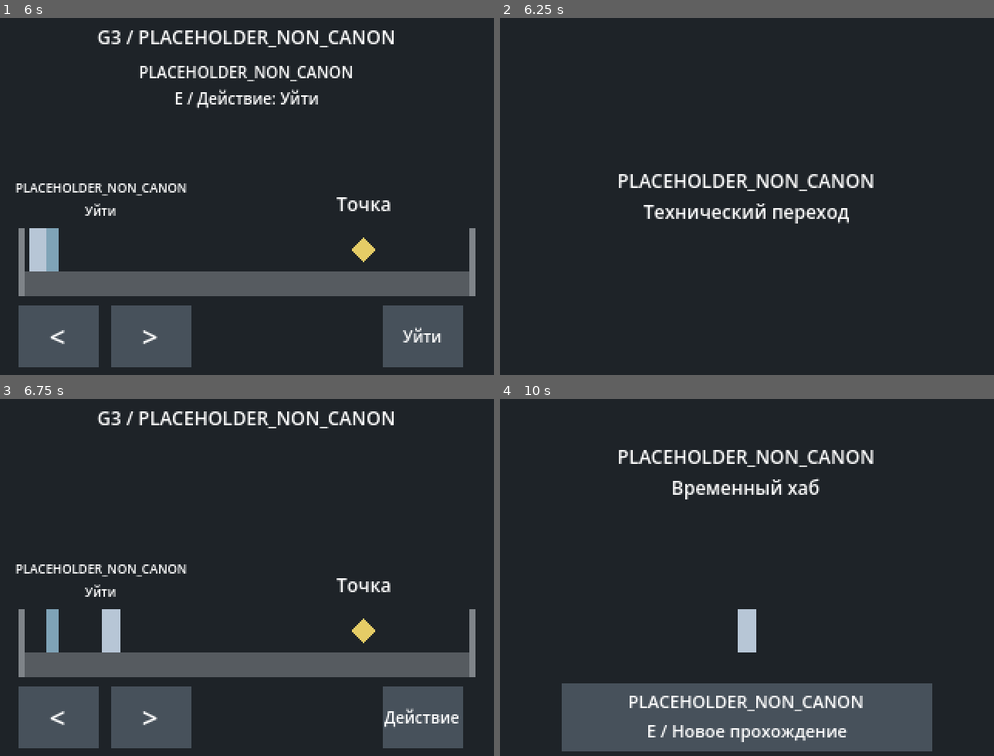
Above: before the commit, frames 1-4 (two rows, left to right).
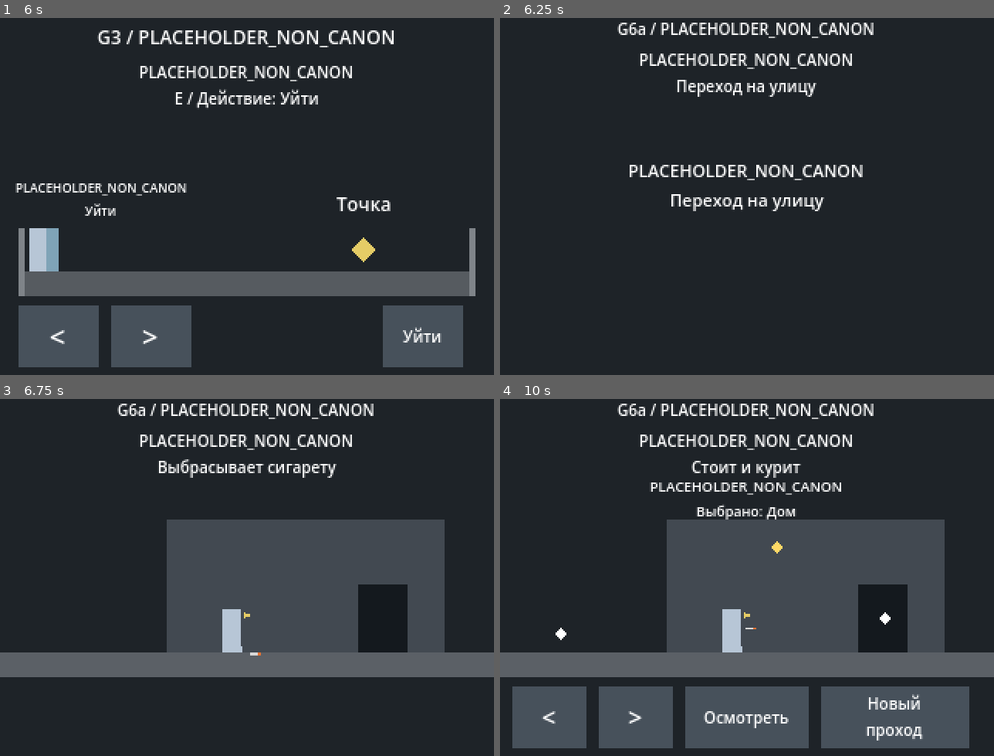
Above: after the commit, the same moments.

Repository: Nozomit01/Invariant
Game: Godot game, scene res://scenes/rooftop.tscn
Same seed, same stepped clock (60 frames per second), same inputs: the game is played once before the commit and once after it.
Inputs (mouse positions are in pixels of both pictures, inside the frame that each line leads up to):
- Up to frame 1 (6 s): tap Enter at 0.5 s; move the mouse to (355, 178) at 0.52 s; hold D (move_right) 0.53-1.28 s; tap 1 (dialogue_choice_1) at 0.6, 3.8, 4.35 s; click (355, 178) at 0.67 s; tap 2 (dialogue_choice_2) at 0.8, 1.35, 4.55, 5.1 s; move the mouse to (148, 214) at 1.27 s; hold A (move_left) 1.28-2.03 s; click (148, 214) at 1.42 s; tap 3 (dialogue_choice_3) at 1.55, 2.1, 5.3, 5.85 s; move the mouse to (296, 114) at 2.02 s; hold E (interact) 2.03-2.78 s; hold D (move_right) 2.03-3.53 s; click (296, 114) at 2.17 s; move the mouse to (222, 271) at 2.77 s; tap E (interact) at 2.85 s; click (222, 271) at 2.92 s; tap Space (hub_inspect, bound only after the commit) at 3.05 s; move the mouse to (395, 253) at 3.52 s; hold Space (hub_inspect, bound only after the commit) 3.53-4.28 s; hold A (move_left) 3.53-5.78 s; click (395, 253) at 3.67 s; move the mouse to (98, 142) at 4.27 s; click (98, 142) at 4.42 s; move the mouse to (271, 196) at 5.02 s; click (271, 196) at 5.17 s; move the mouse to (172, 103) at 5.77 s; hold D (move_right) from 5.78 s (still down); click (172, 103) at 5.92 s
- Up to frame 2 (6.25 s): keep holding D (move_right); tap E (interact) at 6.05 s
- Up to frame 3 (6.75 s): keep holding D (move_right); move the mouse to (355, 559) at 6.52 s; hold E (interact) from 6.53 s (still down); click (355, 559) at 6.67 s
- Up to frame 4 (10 s): tap Space (hub_inspect, bound only after the commit) at 6.8, 7.35, 9.5 s; move the mouse to (648, 595) at 7.27 s; release E (interact) at 7.28 s; click (648, 595) at 7.42 s; tap 1 (dialogue_choice_1) at 7.55, 8.1 s; move the mouse to (796, 495) at 8.02 s; release D (move_right) at 8.03 s; hold A (move_left) 8.03-9.53 s; click (796, 495) at 8.17 s; tap 2 (dialogue_choice_2) at 8.3, 8.85 s; move the mouse to (722, 652) at 8.77 s; click (722, 652) at 8.92 s; tap 3 (dialogue_choice_3) at 9.05, 9.6 s; move the mouse to (895, 634) at 9.52 s; hold D (move_right) from 9.53 s (still down); hold E (interact) from 9.53 s (still down); click (895, 634) at 9.67 s

Frame 1 is identical in both runs. In frame 2, 5.6% of the frame differs, in the area x 23-76%, y 1-58%; in frame 3, 34%; in frame 4, 38%, in the area x 0-100%, y 1-99%.

Commit message:
feat: add G6a stationary street hub and return sequence

Diff:
--- a/project.godot
+++ b/project.godot
@@ -44,6 +44,10 @@
 "deadzone": 0.2,
 "events": [Object(InputEventKey,"physical_keycode":51)]
 }
+hub_inspect={
+"deadzone": 0.2,
+"events": [Object(InputEventKey,"physical_keycode":32)]
+}
 
 [input_devices]
 
--- /dev/null
+++ b/scenes/street_hub.tscn
@@ -0,0 +1,220 @@
+[gd_scene load_steps=6 format=3]
+
+[ext_resource type="Script" path="res://scripts/street_hub.gd" id="1_hub"]
+
+[sub_resource type="RectangleShape2D" id="Shape_look"]
+size = Vector2(48, 40)
+
+[sub_resource type="RectangleShape2D" id="Shape_inspect"]
+size = Vector2(80, 40)
+
+[sub_resource type="RectangleShape2D" id="Shape_restart"]
+size = Vector2(96, 40)
+
+[sub_resource type="RectangleShape2D" id="Shape_point"]
+size = Vector2(40, 32)
+
+[node name="StreetHub_PLACEHOLDER_NON_CANON" type="Node2D"]
+script = ExtResource("1_hub")
+
+[node name="Background" type="Polygon2D" parent="."]
+polygon = PackedVector2Array(0, 0, 320, 0, 320, 240, 0, 240)
+color = Color(0.12, 0.14, 0.16, 1)
+
+[node name="Title" type="Label" parent="."]
+offset_left = 8.0
+offset_top = 4.0
+offset_right = 312.0
+offset_bottom = 20.0
+mouse_filter = 2
+theme_override_font_sizes/font_size = 10
+text = "G6a / PLACEHOLDER_NON_CANON"
+horizontal_alignment = 1
+
+[node name="Status" type="Label" parent="."]
+offset_left = 8.0
+offset_top = 24.0
+offset_right = 312.0
+offset_bottom = 52.0
+mouse_filter = 2
+theme_override_font_sizes/font_size = 10
+horizontal_alignment = 1
+
+[node name="Inspection" type="Label" parent="."]
+offset_left = 8.0
+offset_top = 54.0
+offset_right = 312.0
+offset_bottom = 80.0
+mouse_filter = 2
+theme_override_font_sizes/font_size = 9
+horizontal_alignment = 1
+
+[node name="Transition" type="Label" parent="."]
+offset_left = 8.0
+offset_top = 94.0
+offset_right = 312.0
+offset_bottom = 132.0
+mouse_filter = 2
+theme_override_font_sizes/font_size = 11
+text = "PLACEHOLDER_NON_CANON\nПереход на улицу"
+horizontal_alignment = 1
+vertical_alignment = 1
+
+[node name="Hub" type="Node2D" parent="."]
+visible = false
+
+[node name="House" type="Polygon2D" parent="Hub"]
+polygon = PackedVector2Array(108, 82, 288, 82, 288, 168, 108, 168)
+color = Color(0.26, 0.29, 0.32, 1)
+
+[node name="Entrance" type="Polygon2D" parent="Hub"]
+polygon = PackedVector2Array(232, 124, 264, 124, 264, 168, 232, 168)
+color = Color(0.08, 0.10, 0.12, 1)
+
+[node name="Street" type="Polygon2D" parent="Hub"]
+polygon = PackedVector2Array(0, 168, 320, 168, 320, 184, 0, 184)
+color = Color(0.36, 0.38, 0.40, 1)
+
+[node name="PLACEHOLDER_NON_CANON" type="Node2D" parent="Hub"]
+position = Vector2(150, 154)
+
+[node name="Body" type="Polygon2D" parent="Hub/PLACEHOLDER_NON_CANON"]
+polygon = PackedVector2Array(-6, -14, 6, -14, 6, 14, -6, 14)
+color = Color(0.72, 0.78, 0.84, 1)
+
+[node name="Look" type="Polygon2D" parent="Hub/PLACEHOLDER_NON_CANON"]
+polygon = PackedVector2Array(8, -12, 13, -10, 8, -8)
+color = Color(0.9, 0.8, 0.4, 1)
+
+[node name="Foot" type="Polygon2D" parent="Hub/PLACEHOLDER_NON_CANON"]
+position = Vector2(3, 12)
+polygon = PackedVector2Array(-4, -2, 4, -2, 4, 2, -4, 2)
+color = Color(0.72, 0.78, 0.84, 1)
+
+[node name="Cigarette" type="Node2D" parent="Hub/PLACEHOLDER_NON_CANON"]
+position = Vector2(9, -2)
+
+[node name="Paper" type="Polygon2D" parent="Hub/PLACEHOLDER_NON_CANON/Cigarette"]
+polygon = PackedVector2Array(0, 0, 6, 0, 6, 1.5, 0, 1.5)
+color = Color(0.85, 0.85, 0.85, 1)
+
+[node name="Tip" type="Polygon2D" parent="Hub/PLACEHOLDER_NON_CANON/Cigarette"]
+polygon = PackedVector2Array(5, 0, 7, 0, 7, 1.5, 5, 1.5)
+color = Color(0.9, 0.45, 0.2, 1)
+
+[node name="Points" type="Node2D" parent="Hub"]
+
+[node name="Street" type="TouchScreenButton" parent="Hub/Points"]
+position = Vector2(40, 156)
+shape = SubResource("Shape_point")
+shape_visible = false
+
+[node name="Marker" type="Polygon2D" parent="Hub/Points/Street"]
+polygon = PackedVector2Array(-4, 0, 0, -4, 4, 0, 0, 4)
+
+[node name="House" type="TouchScreenButton" parent="Hub/Points"]
+position = Vector2(180, 100)
+shape = SubResource("Shape_point")
+shape_visible = false
+
+[node name="Marker" type="Polygon2D" parent="Hub/Points/House"]
+polygon = PackedVector2Array(-4, 0, 0, -4, 4, 0, 0, 4)
+
+[node name="Entrance" type="TouchScreenButton" parent="Hub/Points"]
+position = Vector2(250, 146)
+shape = SubResource("Shape_point")
+shape_visible = false
+
+[node name="Marker" type="Polygon2D" parent="Hub/Points/Entrance"]
+polygon = PackedVector2Array(-4, 0, 0, -4, 4, 0, 0, 4)
+
+[node name="Controls" type="Node2D" parent="."]
+visible = false
+
+[node name="Left" type="TouchScreenButton" parent="Controls"]
+position = Vector2(32, 210)
+shape = SubResource("Shape_look")
+shape_visible = false
+action = "move_left"
+
+[node name="Background" type="Polygon2D" parent="Controls/Left"]
+polygon = PackedVector2Array(-24, -20, 24, -20, 24, 20, -24, 20)
+color = Color(0.28, 0.32, 0.36, 1)
+
+[node name="Label" type="Label" parent="Controls/Left"]
+offset_left = -24.0
+offset_top = -20.0
+offset_right = 24.0
+offset_bottom = 20.0
+mouse_filter = 2
+text = "<"
+horizontal_alignment = 1
+vertical_alignment = 1
+
+[node name="Right" type="TouchScreenButton" parent="Controls"]
+position = Vector2(88, 210)
+shape = SubResource("Shape_look")
+shape_visible = false
+action = "move_right"
+
+[node name="Background" type="Polygon2D" parent="Controls/Right"]
+polygon = PackedVector2Array(-24, -20, 24, -20, 24, 20, -24, 20)
+color = Color(0.28, 0.32, 0.36, 1)
+
+[node name="Label" type="Label" parent="Controls/Right"]
+offset_left = -24.0
+offset_top = -20.0
+offset_right = 24.0
+offset_bottom = 20.0
+mouse_filter = 2
+text = ">"
+horizontal_alignment = 1
+vertical_alignment = 1
+
+[node name="Inspect" type="TouchScreenButton" parent="Controls"]
+position = Vector2(160, 210)
+shape = SubResource("Shape_inspect")
+shape_visible = false
+action = "hub_inspect"
+
+[node name="Background" type="Polygon2D" parent="Controls/Inspect"]
+polygon = PackedVector2Array(-40, -20, 40, -20, 40, 20, -40, 20)
+color = Color(0.28, 0.32, 0.36, 1)
+
+[node name="Label" type="Label" parent="Controls/Inspect"]
+offset_left = -40.0
+offset_top = -20.0
+offset_right = 40.0
+offset_bottom = 20.0
+mouse_filter = 2
+theme_override_font_sizes/font_size = 10
+text = "Осмотреть"
+horizontal_alignment = 1
+vertical_alignment = 1
+
+[node name="Restart" type="TouchScreenButton" parent="Controls"]
+position = Vector2(256, 210)
+shape = SubResource("Shape_restart")
+shape_visible = false
+action = "interact"
+
+[node name="Background" type="Polygon2D" parent="Controls/Restart"]
+polygon = PackedVector2Array(-48, -20, 48, -20, 48, 20, -48, 20)
+color = Color(0.28, 0.32, 0.36, 1)
+
+[node name="Label" type="Label" parent="Controls/Restart"]
+offset_left = -48.0
+offset_top = -20.0
+offset_right = 48.0
+offset_bottom = 20.0
+mouse_filter = 2
+theme_override_font_sizes/font_size = 10
+text = "Новый\nпроход"
+horizontal_alignment = 1
+vertical_alignment = 1
+
+[node name="RoofDoor" type="Polygon2D" parent="."]
+visible = false
+position = Vector2(160, 155)
+polygon = PackedVector2Array(-12, -22, 12, -22, 12, 22, -12, 22)
+color = Color(0.5, 0.55, 0.6, 1)
--- a/scenes/technical_hub.tscn
+++ /dev/null
@@ -1,66 +0,0 @@
-[gd_scene load_steps=3 format=3]
-
-[ext_resource type="Script" path="res://scripts/technical_hub.gd" id="1_hub"]
-
-[sub_resource type="RectangleShape2D" id="RectangleShape2D_restart"]
-size = Vector2(240, 44)
-
-[node name="TechnicalHub_PLACEHOLDER_NON_CANON" type="Node2D"]
-script = ExtResource("1_hub")
-
-[node name="Background" type="Polygon2D" parent="."]
-polygon = PackedVector2Array(0, 0, 320, 0, 320, 240, 0, 240)
-color = Color(0.12, 0.14, 0.16, 1)
-
-[node name="Transition" type="Label" parent="."]
-offset_left = 8.0
-offset_top = 92.0
-offset_right = 312.0
-offset_bottom = 148.0
-mouse_filter = 2
-theme_override_font_sizes/font_size = 12
-text = "PLACEHOLDER_NON_CANON\nТехнический переход"
-horizontal_alignment = 1
-vertical_alignment = 1
-
-[node name="Hub" type="Node2D" parent="."]
-visible = false
-
-[node name="Title" type="Label" parent="Hub"]
-offset_left = 8.0
-offset_top = 28.0
-offset_right = 312.0
-offset_bottom = 76.0
-mouse_filter = 2
-theme_override_font_sizes/font_size = 12
-text = "PLACEHOLDER_NON_CANON\nВременный хаб"
-horizontal_alignment = 1
-vertical_alignment = 1
-
-[node name="PLACEHOLDER_NON_CANON" type="Node2D" parent="Hub"]
-position = Vector2(160, 154)
-
-[node name="Rectangle" type="Polygon2D" parent="Hub/PLACEHOLDER_NON_CANON"]
-polygon = PackedVector2Array(-6, -14, 6, -14, 6, 14, -6, 14)
-color = Color(0.72, 0.78, 0.84, 1)
-
-[node name="Restart" type="TouchScreenButton" parent="Hub"]
-position = Vector2(160, 210)
-shape = SubResource("RectangleShape2D_restart")
-shape_visible = false
-action = "interact"
-
-[node name="Background" type="Polygon2D" parent="Hub/Restart"]
-polygon = PackedVector2Array(-120, -22, 120, -22, 120, 22, -120, 22)
-color = Color(0.28, 0.32, 0.36, 1)
-
-[node name="Label" type="Label" parent="Hub/Restart"]
-offset_left = -120.0
-offset_top = -22.0
-offset_right = 120.0
-offset_bottom = 22.0
-mouse_filter = 2
-theme_override_font_sizes/font_size = 11
-text = "PLACEHOLDER_NON_CANON\nE / Новое прохождение"
-horizontal_alignment = 1
-vertical_alignment = 1
--- a/scripts/rooftop.gd
+++ b/scripts/rooftop.gd
@@ -63,7 +63,7 @@
 	if near_exit and Input.is_action_just_pressed("interact"):
 		leaving = true
 		dialogue.stop()
-		SceneSwitch.go_to.call_deferred(self, "res://scenes/technical_hub.tscn")
+		SceneSwitch.go_to.call_deferred(self, "res://scenes/street_hub.tscn")
 		return
 	if not nearby:
 		dialogue.stop()
--- /dev/null
+++ b/scripts/street_hub.gd
@@ -0,0 +1,109 @@
+extends Node2D
+## PLACEHOLDER_NON_CANON: G6a geometry, inspection and scripted return only.
+
+const SceneSwitch = preload("res://scripts/technical_scene_switch.gd")
+const PREFIX := "PLACEHOLDER_NON_CANON\n"
+const POINT_NAMES := ["Улица", "Дом", "Вход"]
+enum Phase { ARRIVING, IDLE, DISCARDING, EXTINGUISHING, ENTERING, TRANSITION, ROOF_DOOR }
+
+var phase := Phase.ARRIVING
+var selected_point := 1
+var cigarette_lit := true
+var ready_for_restart := false
+
+@onready var player: Node2D = $Hub/PLACEHOLDER_NON_CANON
+@onready var cigarette: Node2D = $Hub/PLACEHOLDER_NON_CANON/Cigarette
+
+
+func _ready() -> void:
+	$Hub.hide()
+	$Controls.hide()
+	$Transition.show()
+	_set_phase(Phase.ARRIVING, "Переход на улицу")
+	for index in range(POINT_NAMES.size()):
+		var point := $Hub/Points.get_child(index) as TouchScreenButton
+		point.pressed.connect(_on_point_tapped.bind(index))
+	await get_tree().create_timer(0.35).timeout
+	SceneSwitch.release_pressed_input()
+	$Transition.hide()
+	$Hub.show()
+	$Controls.show()
+	_set_phase(Phase.IDLE, "Стоит и курит")
+	ready_for_restart = true
+	_select_point(1)
+
+
+func _unhandled_input(event: InputEvent) -> void:
+	if phase != Phase.IDLE or event.is_echo():
+		return
+	if event.is_action_pressed("interact"):
+		_begin_return()
+	elif event.is_action_pressed("move_left"):
+		_select_point(maxi(0, selected_point - 1))
+	elif event.is_action_pressed("move_right"):
+		_select_point(mini(POINT_NAMES.size() - 1, selected_point + 1))
+	elif event.is_action_pressed("hub_inspect"):
+		_inspect()
+
+
+func _select_point(index: int) -> void:
+	if phase != Phase.IDLE:
+		return
+	selected_point = index
+	$Inspection.text = PREFIX + "Выбрано: " + POINT_NAMES[index]
+	for point_index in range(POINT_NAMES.size()):
+		var point := $Hub/Points.get_child(point_index) as TouchScreenButton
+		point.modulate = Color(1.0, 0.85, 0.4) if point_index == index else Color.WHITE
+	var target := $Hub/Points.get_child(index) as Node2D
+	$Hub/PLACEHOLDER_NON_CANON/Look.scale.x = -1.0 if target.position.x < player.position.x else 1.0
+
+
+func _on_point_tapped(index: int) -> void:
+	if phase == Phase.IDLE:
+		_select_point(index)
+		_inspect()
+
+
+func _inspect() -> void:
+	$Inspection.text = PREFIX + "Осмотр: " + POINT_NAMES[selected_point] + " (заглушка)"
+
+
+func _set_phase(next_phase: Phase, description: String) -> void:
+	phase = next_phase
+	$Status.text = PREFIX + description
+
+
+func _animate(node: Node, property: NodePath, destination: Variant, duration: float) -> void:
+	var tween := create_tween()
+	tween.tween_property(node, property, destination, duration)
+	await tween.finished
+
+
+func _begin_return() -> void:
+	if phase != Phase.IDLE:
+		return
+	ready_for_restart = false
+	_set_phase(Phase.DISCARDING, "Выбрасывает сигарету")
+	$Controls.hide()
+	$Hub/Points.hide()
+	$Inspection.hide()
+	SceneSwitch.release_pressed_input.call_deferred()
+	cigarette.reparent($Hub)
+	await _animate(cigarette, "position", Vector2(player.position.x + 12, 170), 0.22)
+	_set_phase(Phase.EXTINGUISHING, "Тушит сигарету")
+	await _animate($Hub/PLACEHOLDER_NON_CANON/Foot, "position:x", 12.0, 0.16)
+	cigarette_lit = false
+	cigarette.modulate = Color(0.25, 0.25, 0.25)
+	await _animate($Hub/PLACEHOLDER_NON_CANON/Foot, "position:x", 3.0, 0.10)
+	_set_phase(Phase.ENTERING, "Направляется в дом")
+	await _animate(player, "position:x", 250.0, 0.48)
+	_set_phase(Phase.TRANSITION, "Переход в дом")
+	$Hub.hide()
+	$Transition.text = PREFIX + "Переход в дом"
+	$Transition.show()
+	await get_tree().create_timer(0.18).timeout
+	_set_phase(Phase.ROOF_DOOR, "Открывается дверь крыши")
+	$Transition.text = PREFIX + "Дверь крыши"
+	$RoofDoor.show()
+	await _animate($RoofDoor, "scale:x", 0.08, 0.24)
+	SceneSwitch.go_to.call_deferred(self, "res://scenes/rooftop.tscn")
--- a/scripts/technical_hub.gd
+++ /dev/null
@@ -1,25 +0,0 @@
-extends Node2D
-## PLACEHOLDER_NON_CANON: stationary technical hub, not the GDD's full hub.
-
-const SceneSwitch = preload("res://scripts/technical_scene_switch.gd")
-var ready_for_restart := false
-var returning := false
-
-
-func _ready() -> void:
-	$Hub.hide()
-	$Transition.show()
-	# A short UI transition only; no narrative time or ending is simulated.
-	await get_tree().create_timer(0.35).timeout
-	SceneSwitch.release_pressed_input()
-	$Transition.hide()
-	$Hub.show()
-	ready_for_restart = true
-
-
-func _unhandled_input(event: InputEvent) -> void:
-	if not ready_for_restart or returning:
-		return
-	if event.is_action_pressed("interact") and not event.is_echo():
-		returning = true
-		SceneSwitch.go_to.call_deferred(self, "res://scenes/rooftop.tscn")
--- a/tests/g5_cycle_smoke.gd
+++ b/tests/g5_cycle_smoke.gd
@@ -2,7 +2,7 @@
 ## Real scene replacement and input across repeated technical runs.
 
 const ROOF := "res://scenes/rooftop.tscn"
-const HUB := "res://scenes/technical_hub.tscn"
+const HUB := "res://scenes/street_hub.tscn"
 var failures := 0
 
 
@@ -48,10 +48,10 @@
 
 
 func _clean_input() -> bool:
-	for code in [KEY_A, KEY_D, KEY_LEFT, KEY_RIGHT, KEY_E, KEY_1, KEY_2, KEY_3]:
+	for code in [KEY_A, KEY_D, KEY_LEFT, KEY_RIGHT, KEY_E, KEY_1, KEY_2, KEY_3, KEY_SPACE]:
 		if Input.is_physical_key_pressed(code):
 			return false
-	for action in [&"move_left", &"move_right", &"interact", &"dialogue_choice_1", &"dialogue_choice_2", &"dialogue_choice_3"]:
+	for action in [&"move_left", &"move_right", &"interact", &"dialogue_choice_1", &"dialogue_choice_2", &"dialogue_choice_3", &"hub_inspect"]:
 		if Input.is_action_pressed(action):
 			return false
 	return true
@@ -132,13 +132,13 @@
 		if cycle <= 1:
 			_key(KEY_E, true)
 		else:
-			_touch(2, Vector2(160, 210), true)
-		await _frames(4)
+			_touch(2, Vector2(256, 210), true)
+		await _frames(100) # G6a now performs the required scripted return sequence.
 		_check(current_scene != null and current_scene.scene_file_path == ROOF, "new-run action returns to the roof")
 		_check(old_hub.get_ref() == null and _scene_count() == 1, "old hub freed without duplicate scenes")
 		_check(_clean_input(), "new roof inherits no held actions")
 		_key(KEY_E, false)
-		_touch(2, Vector2(160, 210), false)
+		_touch(2, Vector2(256, 210), false)
 		await _frames(8)
 		_check(is_equal_approx(current_scene.get_node("PLACEHOLDER_NON_CANON").position.x, 72.0), "new run stays still without fresh movement input")
 		_check(current_scene.run_state.snapshot() == initial, "all old run parameters were discarded")
--- /dev/null
+++ b/tests/g6a_hub_smoke.gd
@@ -0,0 +1,130 @@
+extends SceneTree
+## Stationary inspection and ordered return sequence in the real street scene.
+
+const ROOF := "res://scenes/rooftop.tscn"
+const HUB := "res://scenes/street_hub.tscn"
+var failures := 0
+
+
+func _initialize() -> void:
+	_run.call_deferred()
+
+
+func _check(condition: bool, description: String) -> void:
+	if condition:
+		print("PASS: ", description)
+	else:
+		failures += 1
+		print("FAIL: ", description)
+
+
+func _frames(count: int = 2) -> void:
+	for frame in range(count):
+		await physics_frame
+		await process_frame
+
+
+func _key(code: Key, pressed: bool) -> void:
+	var event := InputEventKey.new()
+	event.physical_keycode = code
+	event.pressed = pressed
+	Input.parse_input_event(event)
+
+
+func _tap_key(code: Key) -> void:
+	_key(code, true)
+	await _frames()
+	_key(code, false)
+	await _frames()
+
+
+func _touch(index: int, position: Vector2, pressed: bool) -> void:
+	var event := InputEventScreenTouch.new()
+	event.index = index
+	event.position = position
+	event.pressed = pressed
+	root.push_input(event, true)
+
+
+func _run() -> void:
+	if not ResourceLoader.exists(HUB):
+		print("FAIL: G6a street hub does not exist yet")
+		quit(1)
+		return
+	var hub_script = load("res://scripts/street_hub.gd")
+	var first := (load(ROOF) as PackedScene).instantiate()
+	root.add_child(first)
+	current_scene = first
+	await _frames()
+	var initial: Dictionary = first.run_state.snapshot()
+	for cycle in range(3):
+		var roof = current_scene
+		_check(roof.scene_file_path == ROOF and roof.run_state.snapshot() == initial, "fresh rooftop state in cycle " + str(cycle))
+		roof.get_node("PLACEHOLDER_NON_CANON").position.x = 236.0
+		await _frames()
+		await _tap_key(KEY_E)
+		await _tap_key(KEY_1)
+		_check(roof.run_state.snapshot() != initial, "dialogue changed G4 before leaving")
+		roof.get_node("PLACEHOLDER_NON_CANON").position.x = 34.0
+		await _frames()
+		await _tap_key(KEY_E)
+		await _frames(30)
+		var hub = current_scene
+		if hub == null or hub.scene_file_path != HUB:
+			_check(false, "rooftop exit reaches the street hub")
+			quit(1)
+			return
+		var player := hub.get_node("Hub/PLACEHOLDER_NON_CANON") as Node2D
+		var origin := player.position
+		_check(hub.phase == hub_script.Phase.IDLE and hub.cigarette_lit, "ordinary hub starts standing and smoking")
+		_check(hub.get_node("Status").text.contains("курит"), "smoking is labelled as a technical placeholder")
+		var inspections: Array[String] = []
+		await _tap_key(KEY_A)
+		for index in range(3):
+			if index > 0:
+				await _tap_key(KEY_RIGHT)
+			await _tap_key(KEY_SPACE)
+			inspections.append(hub.get_node("Inspection").text)
+			_check(hub.selected_point == index and player.position == origin, "keyboard inspection changes focus without walking " + str(index))
+		_check(inspections[0] != inspections[1] and inspections[1] != inspections[2] and inspections[0] != inspections[2], "three environment points have distinct technical descriptions")
+		for index in range(3):
+			var point := hub.get_node("Hub/Points").get_child(index) as TouchScreenButton
+			_touch(0, point.global_position, true)
+			await _frames()
+			_touch(0, point.global_position, false)
+			_check(hub.selected_point == index and hub.get_node("Inspection").text == inspections[index], "touch selects and inspects point " + str(index))
+		_check(player.position == origin and hub.cigarette_lit, "inspection never moves the hero or consumes the cigarette")
+		var old_hub: WeakRef = weakref(hub)
+		if cycle == 1:
+			_touch(1, Vector2(256, 210), true)
+		else:
+			_key(KEY_E, true)
+		var observed: Array[int] = []
+		var moved_to_house := false
+		var extinguished := false
+		for frame in range(150):
+			if current_scene != hub:
+				break
+			var phase: int = hub.phase
+			if phase != hub_script.Phase.IDLE and (observed.is_empty() or observed.back() != phase):
+				observed.append(phase)
+			if phase == hub_script.Phase.ENTERING:
+				extinguished = not hub.cigarette_lit
+				moved_to_house = moved_to_house or player.position.x > origin.x
+			_key(KEY_D, true)
+			await _frames(1)
+			_key(KEY_D, false)
+		# Key input is buffered; change_scene_to_file completes at the end of a frame.
+		await _frames()
+		print("Observed return phases: ", observed)
+		_check(observed == [hub_script.Phase.DISCARDING, hub_script.Phase.EXTINGUISHING, hub_script.Phase.ENTERING, hub_script.Phase.TRANSITION, hub_script.Phase.ROOF_DOOR], "return follows all cigarette-house-roof phases in order")
+		_check(extinguished and moved_to_house, "cigarette is extinguished before scripted travel to the house")
+		_check(current_scene != null and current_scene.scene_file_path == ROOF, "sequence returns to the original roof")
+		_check(old_hub.get_ref() == null and root.get_child_count() == 1, "previous hub freed with only one active scene")
+		_key(KEY_E, false)
+		_touch(1, Vector2(256, 210), false)
+		await _frames()
+		_check(current_scene.run_state.snapshot() == initial and current_scene.demo_page == 0, "next attempt resets all G4 state and dialogue context")
+		_check(is_equal_approx(current_scene.get_node("PLACEHOLDER_NON_CANON").position.x, 72.0), "hub input does not leak into rooftop movement")
+	print("G6a hub failures: ", failures)
+	quit(0 if failures == 0 else 1)
Not shown, added: scripts/street_hub.gd.uid
Not shown, removed: scripts/technical_hub.gd.uid
Not shown, added: tests/g6a_hub_smoke.gd.uid
Not shown, added: docs/production/G6A_HUB_2026-10-19.md
